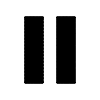
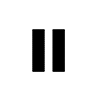
Layered file, before and after one edit (100 x 100). Changes by layer:
painted on "圖層 2" over [24, 16, 76, 84]
